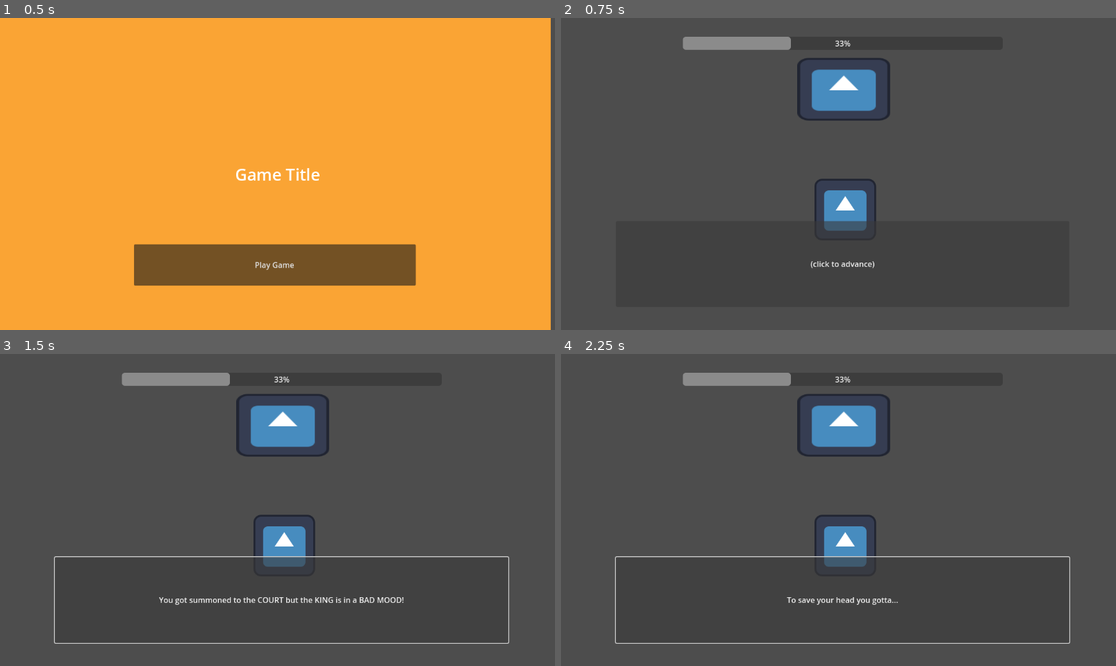
Above: before the commit, frames 1-4 (two rows, left to right).
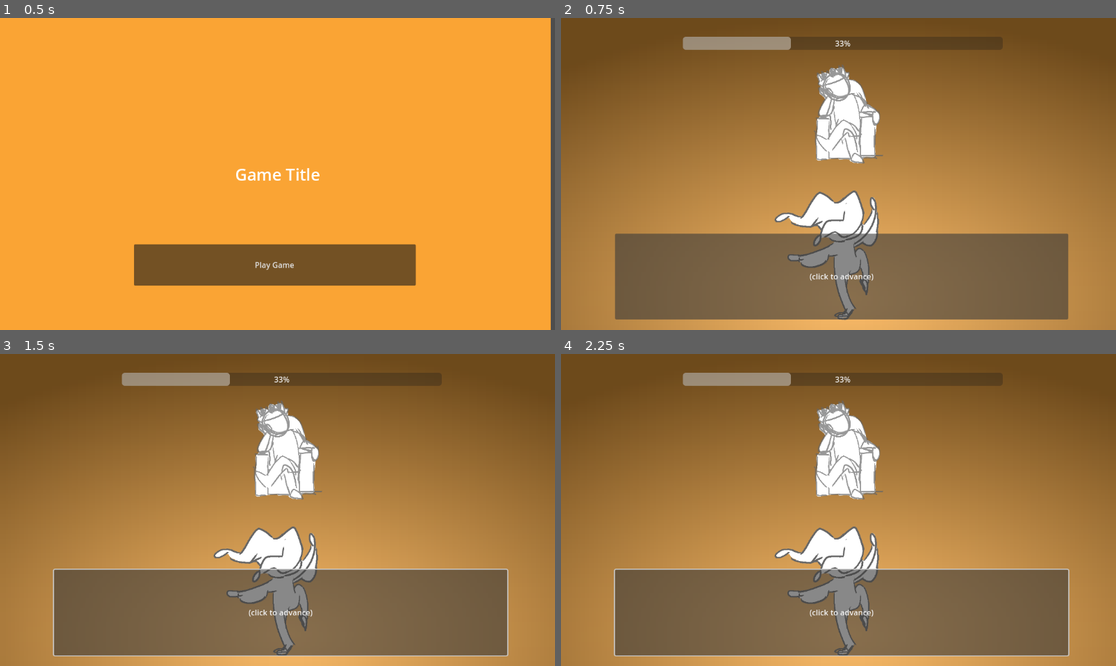
Above: after the commit, the same moments.

Repository: S1lv3rn/GGJ2024
Game: Godot game, scene res://main_menu.tscn
The game is run twice, just before and just after one commit, with the same random seed, the same clock (stepped at 60 frames per second) and the same inputs. The engine's default icon, where the game draws it, is replaced by a stand-in: a white triangle on a blue panel in a dark square.
Inputs:
- Up to frame 1 (0.5 s): no input
- Up to frame 2 (0.75 s): click "Play Game" at 0.5 s
- Up to frame 3 (1.5 s): click "(click to advance)" at 1.25 s
- Up to frame 4 (2.25 s): click "You got summoned to the COURT…" (after the commit: "(click to advance)") at 2 s

Frame 1 is identical in both runs. In frame 2, 99% of the frame differs, in the area x 0-100%, y 0-100%; in frame 3, 99%; in frame 4, 99%.
Error after the commit: Invalid assignment of property or key 'isMoving' with value of type 'bool' on a base object of type 'Area2D'. (res://main_game.gd:35)

Commit message:
added BGs

Diff:
--- /dev/null
+++ b/UI/bg.tscn
@@ -0,0 +1,27 @@
+[gd_scene load_steps=3 format=3 uid="uid://cbyehy4v4kbrv"]
+
+[sub_resource type="Gradient" id="Gradient_34ply"]
+colors = PackedColorArray(1, 0.748667, 0.42, 1, 0.43, 0.29025, 0.1075, 1)
+metadata/_snap_enabled = true
+
+[sub_resource type="GradientTexture2D" id="GradientTexture2D_0031r"]
+gradient = SubResource("Gradient_34ply")
+fill = 1
+fill_from = Vector2(0.520179, 0.90583)
+fill_to = Vector2(0.457399, 0)
+
+[node name="BG" type="CanvasLayer"]
+layer = -1
+
+[node name="ColorRect" type="ColorRect" parent="."]
+anchors_preset = 15
+anchor_right = 1.0
+anchor_bottom = 1.0
+grow_horizontal = 2
+grow_vertical = 2
+color = Color(0.701961, 0.431373, 0.223529, 1)
+
+[node name="Sprite2D" type="Sprite2D" parent="."]
+position = Vector2(576, 321.5)
+scale = Vector2(18.0313, 10.2344)
+texture = SubResource("GradientTexture2D_0031r")
--- /dev/null
+++ b/UI/points_list.tscn
@@ -0,0 +1,6 @@
+[gd_scene load_steps=2 format=3 uid="uid://crocut2dqepf1"]
+
+[ext_resource type="Script" path="res://Container.gd" id="1_ymv3h"]
+
+[node name="PointsList" type="Marker2D"]
+script = ExtResource("1_ymv3h")
--- /dev/null
+++ b/characters/jesture.tscn
@@ -0,0 +1,28 @@
+[gd_scene load_steps=5 format=3 uid="uid://b54vgidlm44hk"]
+
+[ext_resource type="Script" path="res://characters/jesture.gd" id="1_8ov1q"]
+[ext_resource type="Texture2D" uid="uid://cpu1jx3xofm0u" path="res://Art/jester-fill-draft.png" id="2_pd0sa"]
+[ext_resource type="Texture2D" uid="uid://d3iitd64u63sg" path="res://Art/jester-line-draft.png" id="3_ri6dn"]
+
+[sub_resource type="RectangleShape2D" id="RectangleShape2D_xd4si"]
+size = Vector2(234, 376)
+
+[node name="Jesture" type="Area2D"]
+script = ExtResource("1_8ov1q")
+
+[node name="Jesture" type="Sprite2D" parent="."]
+position = Vector2(10, 0)
+
+[node name="Jester-fill-draft" type="Sprite2D" parent="Jesture"]
+position = Vector2(22, 10)
+texture = ExtResource("2_pd0sa")
+
+[node name="Jester-line-draft" type="Sprite2D" parent="Jesture"]
+position = Vector2(22, 10)
+texture = ExtResource("3_ri6dn")
+
+[node name="CollisionShape2D" type="CollisionShape2D" parent="."]
+position = Vector2(-3, 19)
+shape = SubResource("RectangleShape2D_xd4si")
+
+[connection signal="area_entered" from="." to="." method="_on_area_entered"]
--- /dev/null
+++ b/characters/king.tscn
@@ -0,0 +1,12 @@
+[gd_scene load_steps=3 format=3 uid="uid://ejoh0v7oohwd"]
+
+[ext_resource type="Texture2D" uid="uid://cgglqiutsuxef" path="res://Art/king-fill-draft.png" id="1_de423"]
+[ext_resource type="Texture2D" uid="uid://cc0gutucepem8" path="res://Art/king-line-draft.png" id="2_bscmy"]
+
+[node name="King" type="Sprite2D"]
+
+[node name="King-fill-draft" type="Sprite2D" parent="."]
+texture = ExtResource("1_de423")
+
+[node name="King-line-draft" type="Sprite2D" parent="."]
+texture = ExtResource("2_bscmy")
--- a/fallingBalls/falling_balls.tscn
+++ b/fallingBalls/falling_balls.tscn
@@ -1,10 +1,11 @@
-[gd_scene load_steps=8 format=3 uid="uid://batmetqfymkn4"]
+[gd_scene load_steps=9 format=3 uid="uid://batmetqfymkn4"]
 
 [ext_resource type="Script" path="res://fallingBalls/falling_balls.gd" id="1_af052"]
-[ext_resource type="PackedScene" uid="uid://by84n35stcsf4" path="res://points_list.tscn" id="2_7qmv8"]
-[ext_resource type="PackedScene" uid="uid://bm8tlijkqh035" path="res://jesture.tscn" id="3_te5xc"]
+[ext_resource type="PackedScene" uid="uid://crocut2dqepf1" path="res://UI/points_list.tscn" id="2_7qmv8"]
+[ext_resource type="PackedScene" uid="uid://cbyehy4v4kbrv" path="res://UI/bg.tscn" id="2_iykss"]
+[ext_resource type="PackedScene" uid="uid://b54vgidlm44hk" path="res://characters/jesture.tscn" id="3_te5xc"]
 [ext_resource type="Texture2D" uid="uid://bnmy8k31d3ehd" path="res://icon.svg" id="4_r0o8f"]
-[ext_resource type="PackedScene" uid="uid://c6ufhp35h6pln" path="res://game_end.tscn" id="5_u0mlo"]
+[ext_resource type="PackedScene" uid="uid://b54iumlq6ha5i" path="res://game_end.tscn" id="5_u0mlo"]
 
 [sub_resource type="Curve2D" id="Curve2D_2mgxq"]
 _data = {
@@ -17,6 +18,8 @@
 
 [node name="FallingBalls" type="Node2D"]
 script = ExtResource("1_af052")
+
+[node name="BG" parent="." instance=ExtResource("2_iykss")]
 
 [node name="KingTimer" type="Timer" parent="."]
 wait_time = 30.0
@@ -43,9 +46,6 @@
 [node name="PointsList" parent="." instance=ExtResource("2_7qmv8")]
 position = Vector2(80, 150)
 
-[node name="Jesture" parent="." instance=ExtResource("3_te5xc")]
-position = Vector2(559, 568)
-
 [node name="Floor" type="Area2D" parent="."]
 position = Vector2(73, 669)
 
@@ -59,6 +59,10 @@
 shape = SubResource("RectangleShape2D_qlmit")
 debug_color = Color(0.368627, 0.490196, 0.964706, 0.419608)
 
+[node name="Jesture" parent="." instance=ExtResource("3_te5xc")]
+position = Vector2(553, 507)
+scale = Vector2(0.7, 0.7)
+
 [node name="GameEnd" parent="." instance=ExtResource("5_u0mlo")]
 
 [connection signal="timeout" from="KingTimer" to="." method="_on_king_timer_timeout"]
--- a/main_game.tscn
+++ b/main_game.tscn
@@ -1,18 +1,20 @@
-[gd_scene load_steps=6 format=3 uid="uid://cdwm2em4iu751"]
+[gd_scene load_steps=7 format=3 uid="uid://cdwm2em4iu751"]
 
 [ext_resource type="Script" path="res://main_game.gd" id="1_3yn3c"]
-[ext_resource type="Texture2D" uid="uid://bnmy8k31d3ehd" path="res://icon.svg" id="1_kns40"]
-[ext_resource type="PackedScene" uid="uid://bm8tlijkqh035" path="res://jesture.tscn" id="3_pn5ns"]
+[ext_resource type="PackedScene" uid="uid://cbyehy4v4kbrv" path="res://UI/bg.tscn" id="2_n3mor"]
+[ext_resource type="PackedScene" uid="uid://ejoh0v7oohwd" path="res://characters/king.tscn" id="2_ytlr5"]
+[ext_resource type="PackedScene" uid="uid://b54vgidlm44hk" path="res://characters/jesture.tscn" id="3_pn5ns"]
 [ext_resource type="PackedScene" uid="uid://b54iumlq6ha5i" path="res://game_end.tscn" id="4_fqw0g"]
 [ext_resource type="AudioStream" uid="uid://b7r0klkp8hspa" path="res://little-adventure-95822.mp3" id="5_wbfqd"]
 
 [node name="MainGame" type="Node2D"]
 script = ExtResource("1_3yn3c")
 
-[node name="King" type="Sprite2D" parent="."]
-position = Vector2(587, 148)
-scale = Vector2(1.50781, 1.01563)
-texture = ExtResource("1_kns40")
+[node name="BG" parent="." instance=ExtResource("2_n3mor")]
+
+[node name="KingSprite" parent="." instance=ExtResource("2_ytlr5")]
+position = Vector2(597, 231)
+scale = Vector2(0.6, 0.6)
 
 [node name="ProgressBar" type="ProgressBar" parent="."]
 offset_left = 253.0
@@ -23,13 +25,14 @@
 value = 1.0
 
 [node name="Jesture" parent="." instance=ExtResource("3_pn5ns")]
-position = Vector2(590, 398)
+position = Vector2(580, 476)
+scale = Vector2(0.7, 0.7)
 
 [node name="TextBox" type="Button" parent="."]
-offset_left = 114.0
-offset_top = 422.0
-offset_right = 1055.0
-offset_bottom = 600.0
+offset_left = 112.0
+offset_top = 448.0
+offset_right = 1053.0
+offset_bottom = 626.0
 text = "(click to advance)"
 
 [node name="GameEnd" parent="." instance=ExtResource("4_fqw0g")]
Not shown, added: Art/jester-fill-draft.png.import
Not shown, added: Art/jester-line-draft.png.import
Not shown, added: Art/king-fill-draft.png.import
Not shown, added: Art/king-line-draft.png.import
